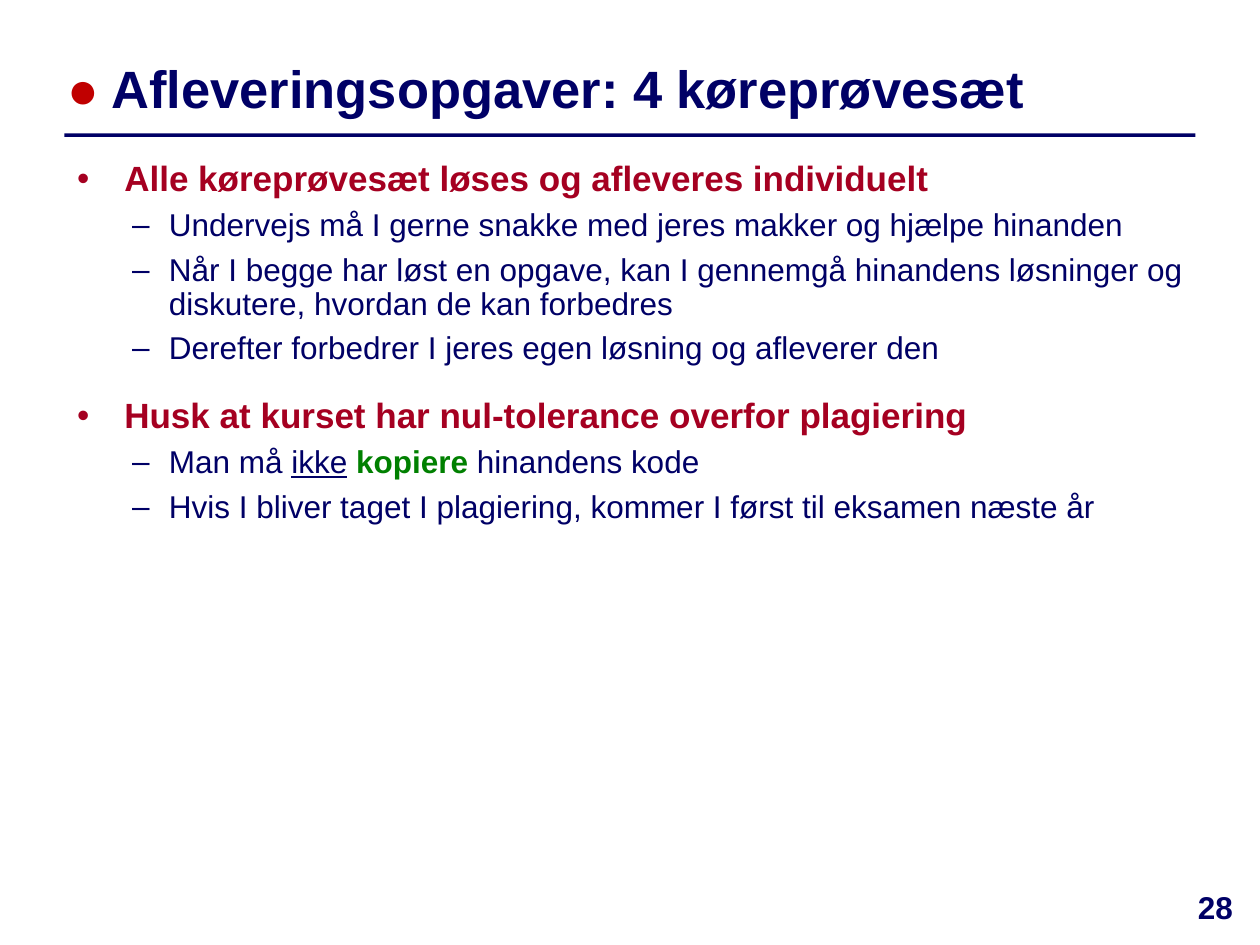
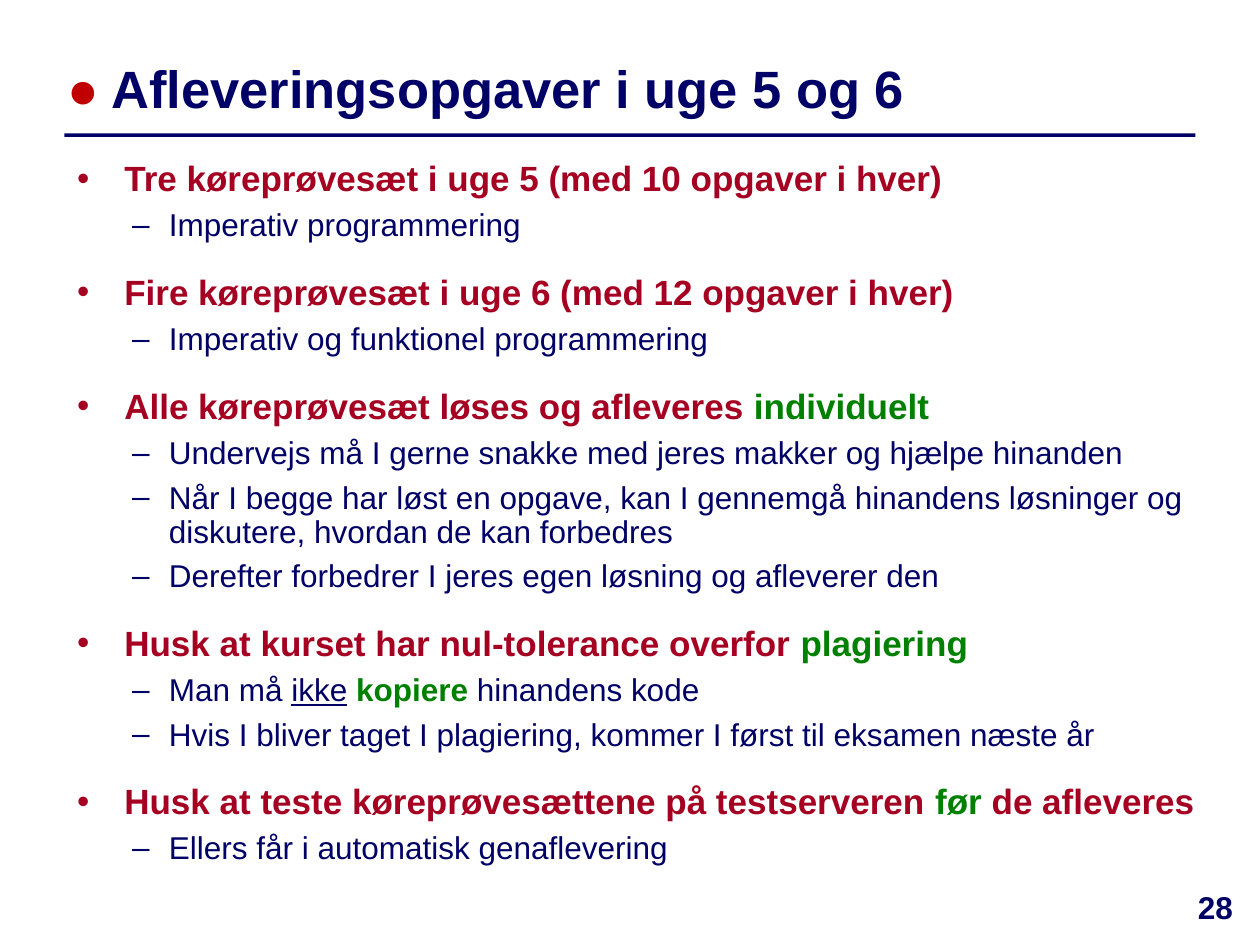
Before and after one commit to IntProgAU/Materiale, a slide deck: slide 28 of web/e22/uge_5a/Slides-Uge5-Mandag.pptx. Drawn at 1260x945 pixels with LibreOffice and Linux fonts; fonts in the diff are those of the drawing. Boxes give left, top, right and bottom in pixels: in the first picture for what was removed or moved away, otherwise in the second. Text is boxed around its words. In the diff, an @@ line names an element or a change of style, - is before the commit and + after.

```diff
--- a/web/e22/uge_5a/Slides-Uge5-Mandag.pptx
+++ b/web/e22/uge_5a/Slides-Uge5-Mandag.pptx
@@ title at (x1=111, y1=70, x2=904, y2=119): text changed @@
-● Afleveringsopgaver: 4 køreprøvesæt
+● Afleveringsopgaver i uge 5 og 6
@@ text at (x1=124, y1=165, x2=954, y2=356): paragraphs added @@
+  • Tre køreprøvesæt i uge 5 (med 10 opgaver i hver)
+  – Imperativ programmering
+  • Fire køreprøvesæt i uge 6 (med 12 opgaver i hver)
+  – Imperativ og funktionel programmering
@@ text at (x1=124, y1=393, x2=968, y2=662): text colour #A50021 to #008000 in "individuelt", "plagiering" @@
@@ text at (x1=124, y1=786, x2=1194, y2=865): paragraphs added @@
+  • Husk at teste køreprøvesættene på testserveren før de afleveres
+  – Ellers får i automatisk genaflevering
```
Also in this commit, not shown: 7 other slides changed, 1 other file.
